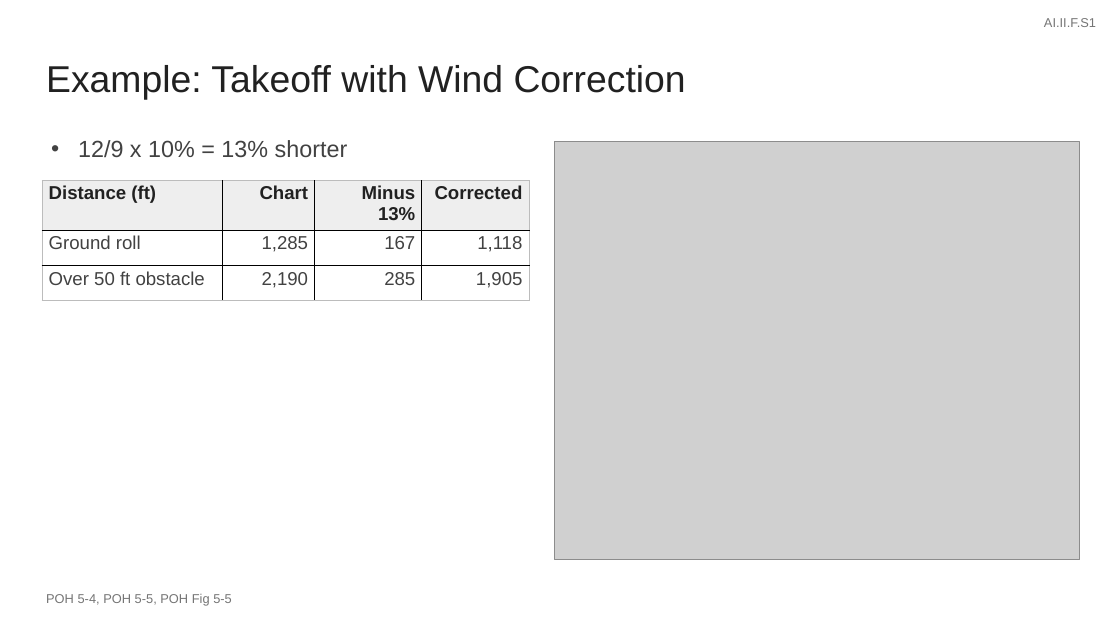
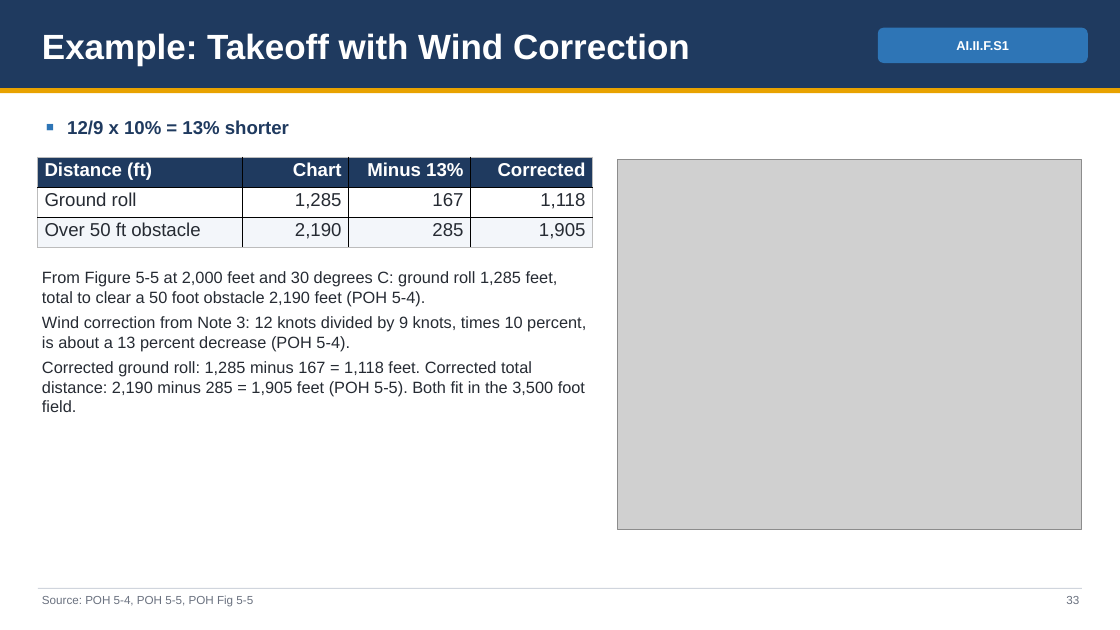
Before and after one commit to greenleeezekial1-glitch/Claude, a slide deck: slide 33 of Area II - Technical Subject Areas/II.F Performance and Limitations - Slides.pptx (slide 28 before the commit). Drawn at 1120x630 pixels with LibreOffice and Linux fonts; fonts in the diff are those of the drawing; grey boxes stand for pictures. Boxes give left, top, right and bottom in pixels: in the first picture for what was removed or moved away, otherwise in the second. Text is boxed around its words. In the diff, an @@ line names an element or a change of style, - is before the commit and + after.

```diff
--- a/Area II - Technical Subject Areas/II.F Performance and Limitations - Slides.pptx
+++ b/Area II - Technical Subject Areas/II.F Performance and Limitations - Slides.pptx
@@ rectangle added at [0, 0, 1120, 88], fill #1F3A5F @@
@@ text "Example: Takeoff with Wind Correction": place and size @@
-text "Example: Takeoff with Wind Correction" at [46, 65, 686, 100]
+text "Example: Takeoff with Wind Correction" at [42, 33, 690, 66]
@@ text "Example: Takeoff with Wind Correction" at [42, 33, 690, 66]: size 32 to 30 pt, text colour #212121 to #FFFFFF, bold on; less space between paragraphs @@
@@ rounded rectangle "AI.II.F.S1": place and size @@
-rounded rectangle "AI.II.F.S1" at [1044, 18, 1096, 27]
+rounded rectangle "AI.II.F.S1" at [878, 28, 1088, 63]
@@ rounded rectangle "AI.II.F.S1" at [878, 28, 1088, 63]: text colour #757575 to #FFFFFF, bold on; alignment right to centre; less space between paragraphs; vertical alignment top to middle; fill none to #2E75B6 @@
@@ rectangle added at [0, 88, 1120, 93], fill #E8A200 @@
@@ text "12/9 x 10% = 13% ...": place and size @@
-text "12/9 x 10% = 13% ..." at [78, 140, 348, 158]
+text "12/9 x 10% = 13% ..." at [67, 120, 289, 135]
@@ text "12/9 x 10% = 13% ..." at [67, 120, 289, 135]: size 20 to 16 pt, text colour #424242 to #1F3A5F, bold on; bullet • to ■; less space between paragraphs @@
@@ table at [38, 157, 592, 248] @@
@@ fill #EEEEEE to #1F3A5F in row 1 @@
@@ fill none to #FFFFFF in row 2 @@
@@ fill none to #F3F6FA in row 3 @@
@@ text colour #212121 to #FFFFFF in "Distance (ft)", "Chart", "Minus 13%", "Corrected" @@
@@ text colour #424242 to #262B33 in "Ground roll", "1,285", "167", "1,118" and 4 more places @@
@@ table: place and size @@
-table at [42, 181, 530, 292]
+table at [38, 157, 592, 248]
@@ picture: place and size @@
-picture at [555, 142, 1080, 560]
+picture at [618, 160, 1082, 529]
@@ text added at [42, 271, 586, 412], 14 pt, text #262B33 @@
+From Figure 5-5 at 2,000 feet and 30 degrees C: ground roll 1,285 feet, total to clear a 50 foot obstacle 2,190 feet (POH 5-4).
+Wind correction from Note 3: 12 knots divided by 9 knots, times 10 percent, is about a 13 percent decrease (POH 5-4).
+Corrected ground roll: 1,285 minus 167 = 1,118 feet. Corrected total distance: 2,190 minus 285 = 1,905 feet (POH 5-5). Both fit in the 3,500 foot field.
@@ rectangle added at [38, 588, 1082, 589], fill #D0D5DD @@
@@ text at [42, 595, 253, 607]: text changed; size 11 to 10 pt; text colour #757575 to #6B7280 @@
-POH 5-4, POH 5-5, POH Fig 5-5
+Source: POH 5-4, POH 5-5, POH Fig 5-5
@@ text added at [1066, 596, 1079, 604], 10 pt, text #6B7280 @@
+33
```
Also in this commit, not shown: 41 other slides changed, 8 slides added, 12 other files.
